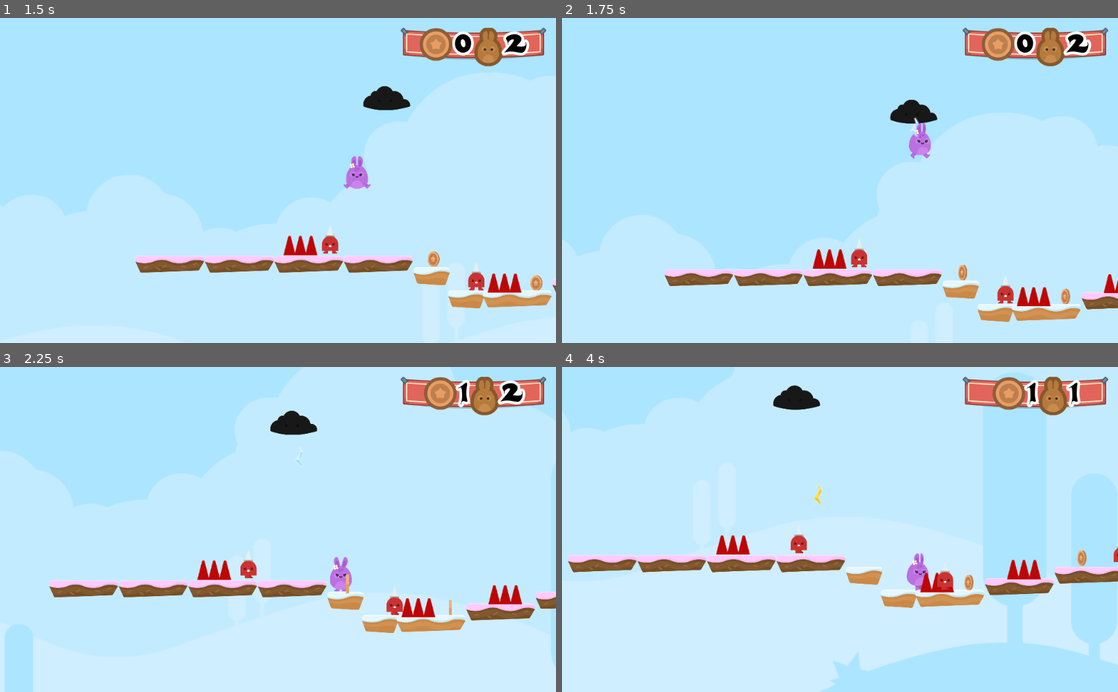
Above: before the commit, frames 1-4 (two rows, left to right).
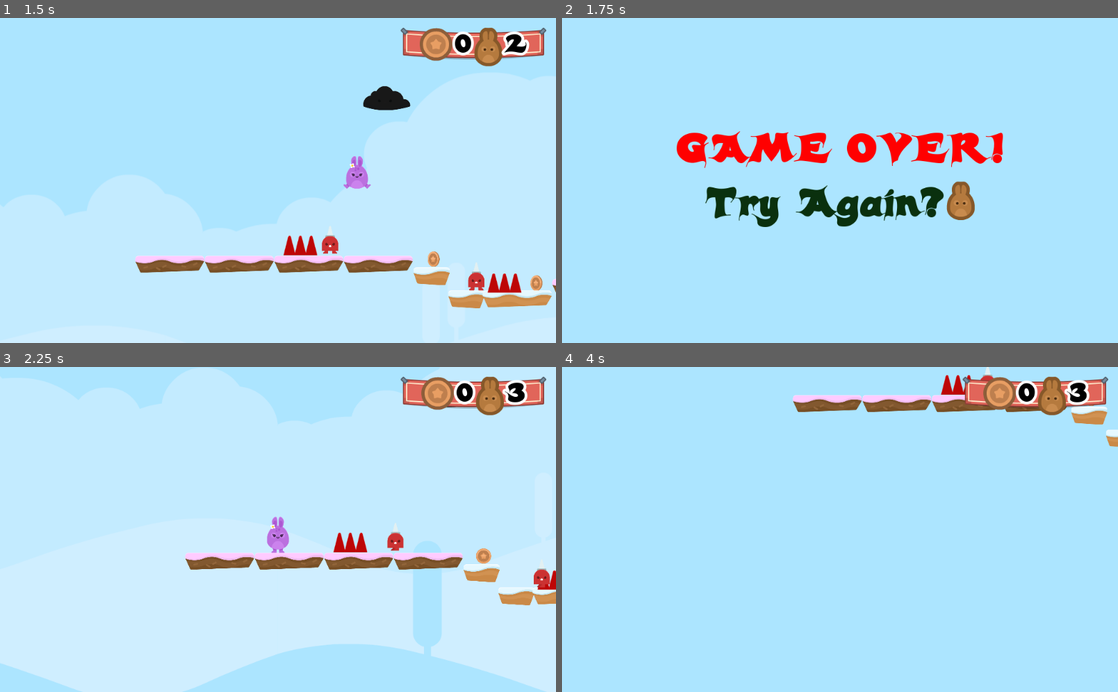
Above: after the commit, the same moments.

Repository: KennedyMungai/SimplePlatformer
Game: Godot game, scene res://Scenes/Levels/Level1.tscn
The game is run twice, just before and just after one commit, with the same random seed, the same clock (stepped at 60 frames per second) and the same inputs.
Inputs (mouse positions are in pixels of both pictures, inside the frame that each line leads up to):
- Up to frame 1 (1.5 s): hold D (right) from 0.53 s (still down); tap W (jump) at 0.77 s
- Up to frame 2 (1.75 s): keep holding D (right); tap W (jump) at 1.52 s
- Up to frame 3 (2.25 s): release D (right) at 2 s; click (400, 555) at 2.02 s
- Up to frame 4 (4 s): hold A (left) 2.78-3.53 s; hold D (right) from 3.53 s (still down); tap W (jump) at 3.77 s

Frame 1 is identical in both runs. In frame 2, 14% of the frame differs, in the area x 18-100%, y 2-100%; in frame 3, 18%; in frame 4, 42%, in the area x 0-100%, y 0-100%.

Commit message:
Called the hurt function inside the GameState file

Diff:
--- a/Scripts/Lightning.gd
+++ b/Scripts/Lightning.gd
@@ -22,4 +22,4 @@
 
 	for object in collider:
 		if object.name == "Player":
-			print("Contact made");
+			get_tree().call_group("GameState", "hurt");
